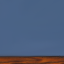
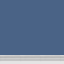
Comparing the layer stacks of the two w=64, h=64 images. Changes:
painted on "Crown Moulding" over box(0, 50, 64, 64)
painted on "Background" over box(0, 1, 64, 64)
